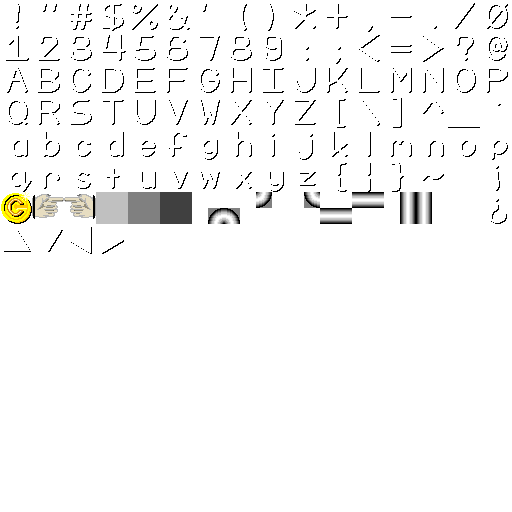
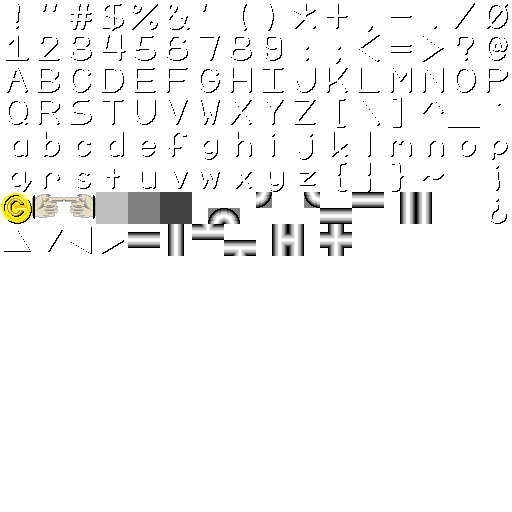
The second w=512, h=512 image is a revision of the first. Changes to its layers:
painted on "Layer" over <box>128,224,352,256</box>
